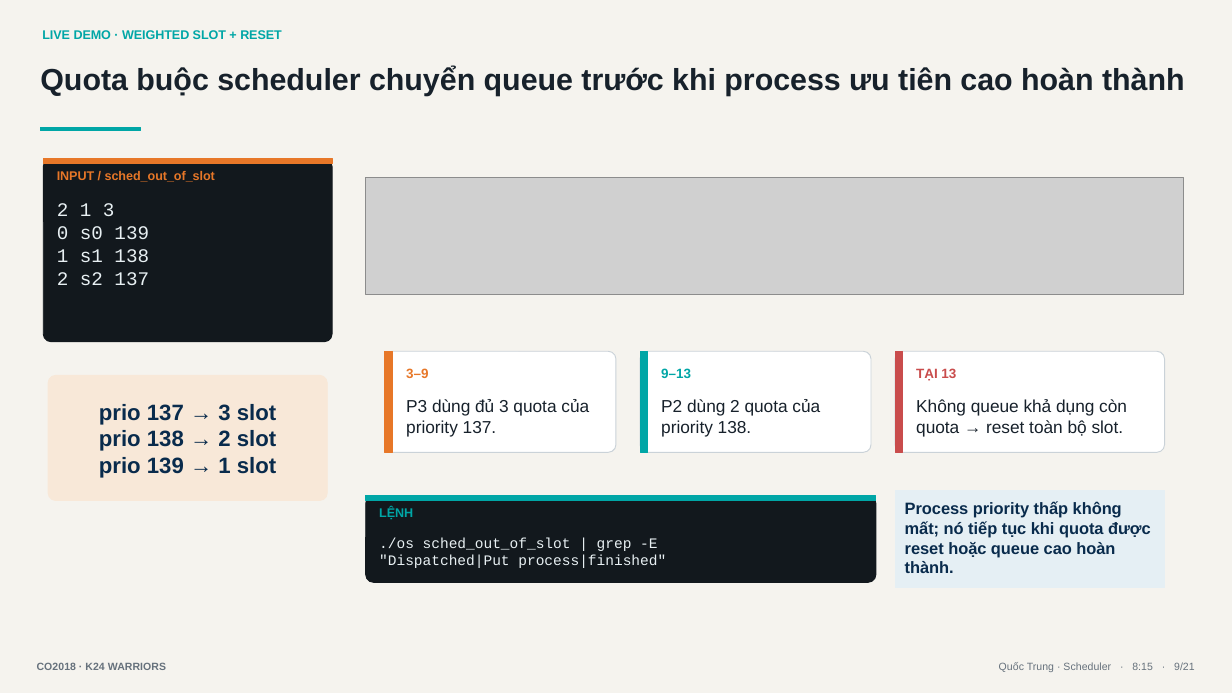
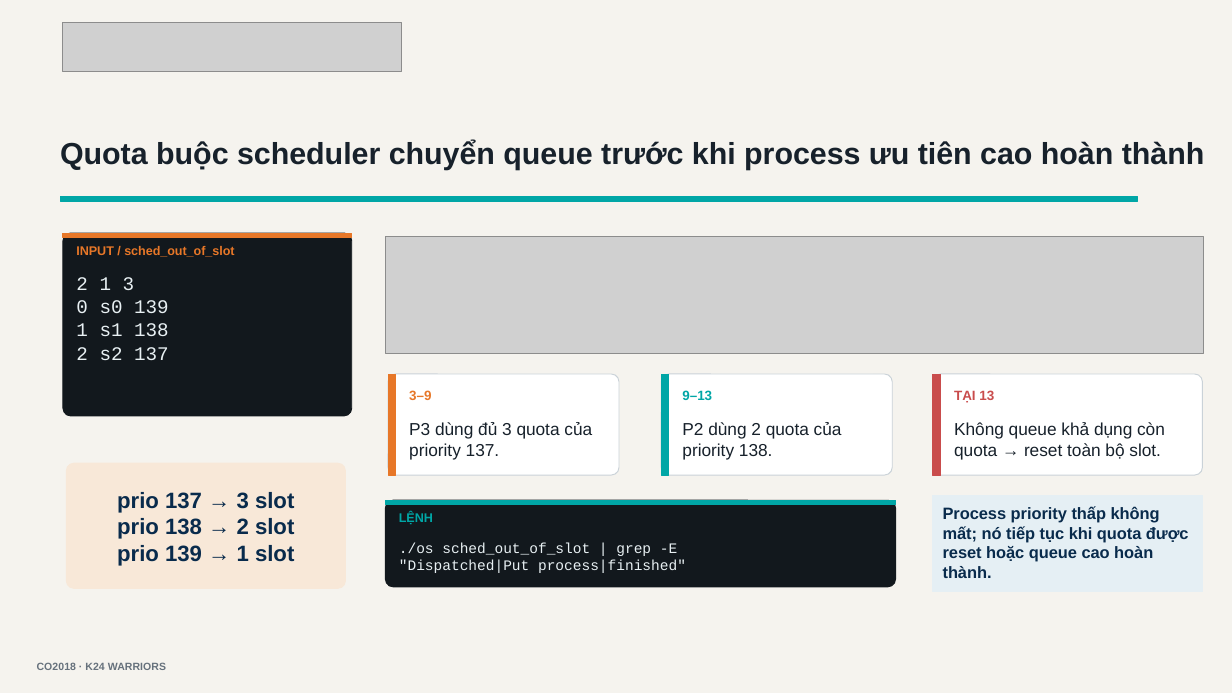
Before and after one commit to tranbaoanh21/os-assignment, a slide deck: slide 7 of os_simulator_demo_slides.pptx. Drawn at 1232x693 pixels with LibreOffice and Linux fonts; fonts in the diff are those of the drawing; grey boxes stand for pictures. Boxes give left, top, right and bottom in pixels: in the first picture for what was removed or moved away, otherwise in the second. Text is boxed around its words. In the diff, an @@ line names an element or a change of style, - is before the commit and + after.

Commit message:
prepare final live demo with paging tests

```diff
--- a/os_simulator_demo_slides.pptx
+++ b/os_simulator_demo_slides.pptx
@@ rectangle removed at (x1=41, y1=23, x2=329, y2=50) @@
-LIVE DEMO · WEIGHTED SLOT + RESET
@@ picture added at (x1=63, y1=22, x2=402, y2=71) @@
@@ rectangle resized from (x1=41, y1=128, x2=140, y2=131) to (x1=60, y1=197, x2=1138, y2=201) @@
@@ rectangle at (x1=60, y1=197, x2=1138, y2=201): mirrored @@
@@ 4 rectangles, 1 rounded rectangle moved together from (x1=39, y1=55, x2=1189, y2=342) to (x1=58, y1=130, x2=1209, y2=416) @@
@@ picture moved from (x1=366, y1=177, x2=1184, y2=294) to (x1=385, y1=237, x2=1203, y2=353) @@
@@ 2 rectangles, 1 rounded rectangle moved together from (x1=385, y1=351, x2=616, y2=452) to (x1=388, y1=374, x2=619, y2=475) @@
@@ rectangle "3–9" moved from (x1=405, y1=363, x2=605, y2=390) to (x1=408, y1=385, x2=608, y2=412) @@
@@ 2 rectangles, 1 rounded rectangle moved together from (x1=640, y1=351, x2=872, y2=452) to (x1=662, y1=374, x2=893, y2=475) @@
@@ rectangle "9–13" moved from (x1=660, y1=363, x2=860, y2=390) to (x1=680, y1=385, x2=881, y2=412) @@
@@ rectangle moved from (x1=896, y1=351, x2=903, y2=452) to (x1=933, y1=374, x2=941, y2=475) @@
@@ rounded rectangle moved from (x1=896, y1=351, x2=1165, y2=452) to (x1=933, y1=374, x2=1203, y2=475) @@
@@ rectangle "TẠI 13" moved from (x1=915, y1=363, x2=1153, y2=390) to (x1=953, y1=385, x2=1191, y2=412) @@
@@ rectangle "Không queue khả dụng còn ..." moved from (x1=915, y1=394, x2=1153, y2=443) to (x1=953, y1=417, x2=1191, y2=466) @@
@@ rounded rectangle "prio 137 → 3 slot" moved from (x1=48, y1=375, x2=327, y2=500) to (x1=67, y1=463, x2=346, y2=588) @@
@@ 3 rectangles, 1 rounded rectangle moved together from (x1=366, y1=495, x2=876, y2=582) to (x1=385, y1=500, x2=896, y2=587) @@
@@ rectangle "Process priority thấp không mất; ..." moved from (x1=896, y1=491, x2=1165, y2=587) to (x1=933, y1=495, x2=1203, y2=592) @@
@@ rectangle removed at (x1=818, y1=658, x2=1197, y2=679) @@
-Quốc Trung · Scheduler · 8:15 · 9/21
```
Also in this commit, not shown: 16 other slides changed, 3 slides added, 1 slide removed, 14 other files.
